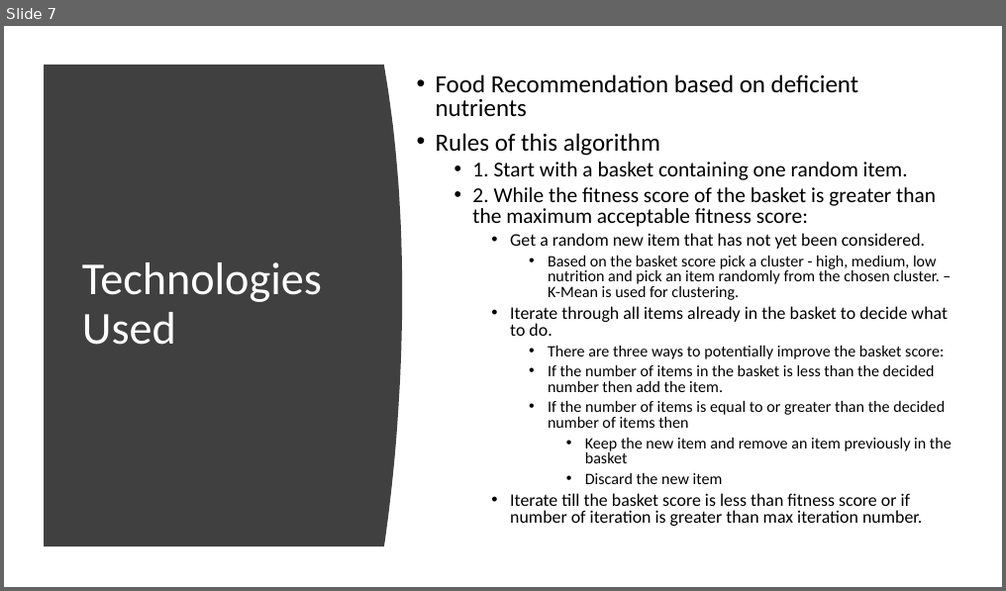
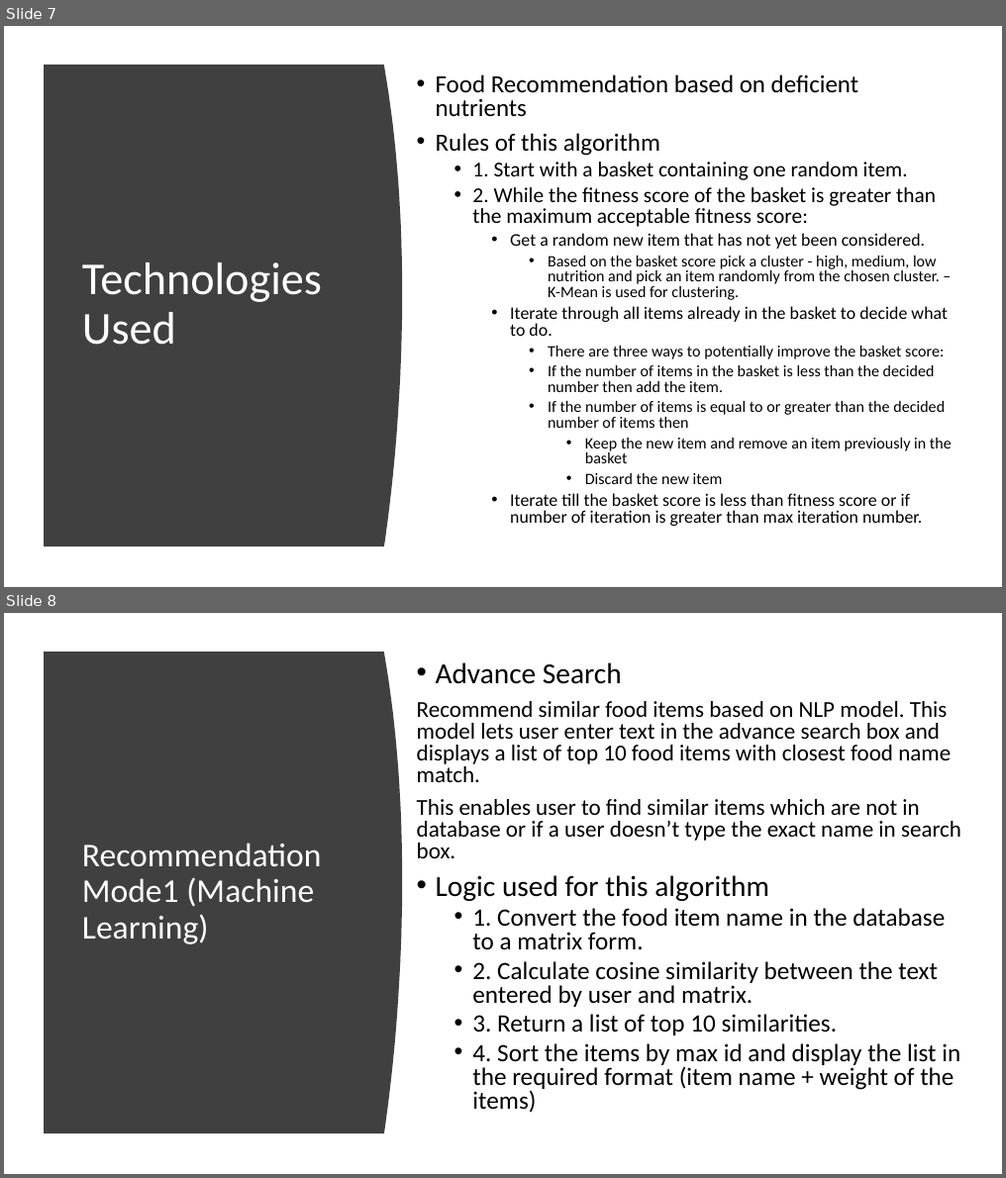
Before and after one commit to Rebel-Scum-Analytical/TeamProject3, a slide deck: Nutrometer.pptx. Shown one above the other, each under a label of ours: slide 7 before the commit, slides 7 and 8 after it. The pictures are 1006x591 and 1006x1178 pixels, drawn with LibreOffice and Linux fonts; fonts in the diff are those of the drawing. Boxes give left, top, right and bottom in pixels: in the first picture for what was removed or moved away, otherwise in the second. Text is boxed around its words. In the diff, an @@ line names an element or a change of style, - is before the commit and + after.

```diff
--- a/Nutrometer.pptx
+++ b/Nutrometer.pptx
@@ slide 8 added at bbox=[4, 613, 1002, 1174], background #FFFFFF @@
@@ freeform shape added at bbox=[44, 652, 402, 1134], fill #404040 @@
@@ text added at bbox=[417, 663, 961, 1113], 22 pt, text #000000 @@
+• Advance Search
+Recommend similar food items based on NLP model. This model lets user enter text in the advance search box and displays a list of top 10 food items with closest food name match.
+This enables user to find similar items which are not in database or if a user doesn’t type the exact name in search box.
+• Logic used for this algorithm
+  • 1. Convert the food item name in the database to a matrix form.
+  • 2. Calculate cosine similarity between the text entered by user and matrix.
+  • 3. Return a list of top 10 similarities.
+  • 4. Sort the items by max id and display the list in the required format (item name + weight of the items)
@@ title added at bbox=[82, 843, 322, 945], 32 pt, text #FFFFFF @@
+Recommendation Mode1 (Machine Learning)
```
Also in this commit, not shown: 1 slide changed, 1 other slide added.
